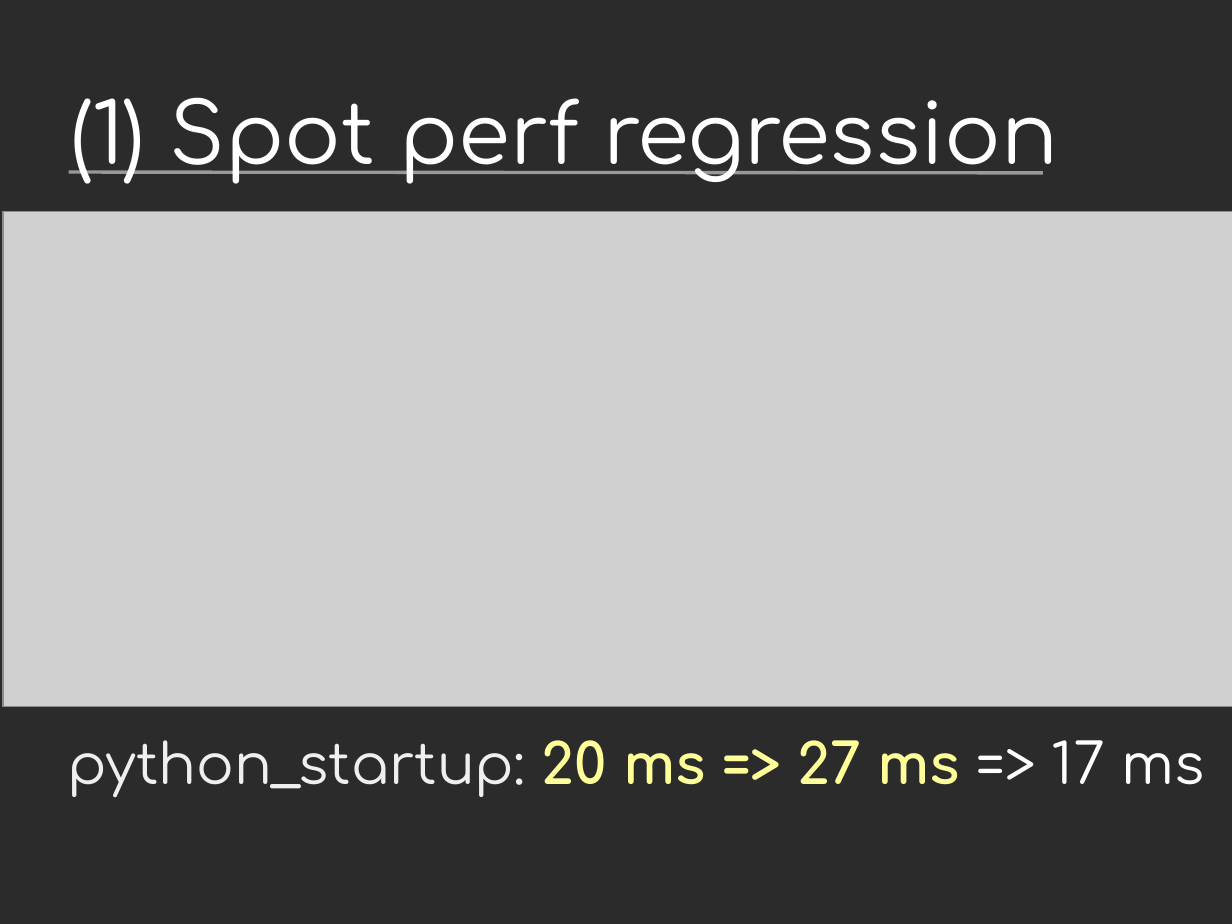
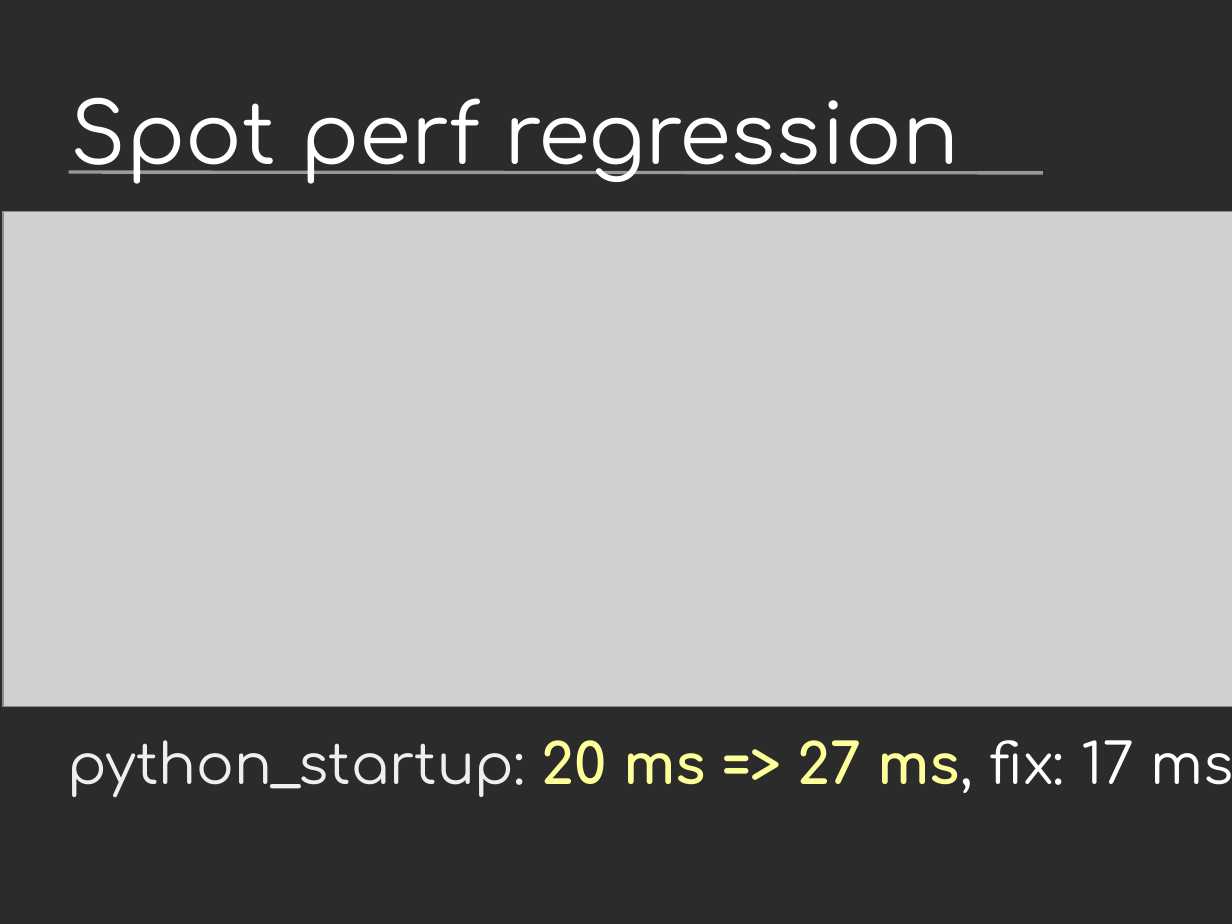
Before and after one commit to vstinner/talks, a slide deck: slide 9 of 2017-PyconUS/python36_opt.odp (slide 8 before the commit). Drawn at 1232x924 pixels with LibreOffice and Linux fonts; fonts in the diff are those of the drawing; grey boxes stand for pictures; background and template pictures are left out; a plain dark background stands for a picture behind light text. Boxes give left, top, right and bottom in pixels: in the first picture for what was removed or moved away, otherwise in the second. Text is boxed around its words. In the diff, an @@ line names an element or a change of style, - is before the commit and + after.

```diff
--- a/2017-PyconUS/python36_opt.odp
+++ b/2017-PyconUS/python36_opt.odp
@@ title at box(71, 97, 959, 184): text changed @@
-(1) Spot perf regression
+Spot perf regression
@@ text at box(67, 740, 1232, 798): text changed @@
-python_startup: 20 ms => 27 ms => 17 ms
+python_startup: 20 ms => 27 ms, fix: 17 ms
```
Also in this commit, not shown: 22 other slides changed, 2 slides added, 1 other file.
